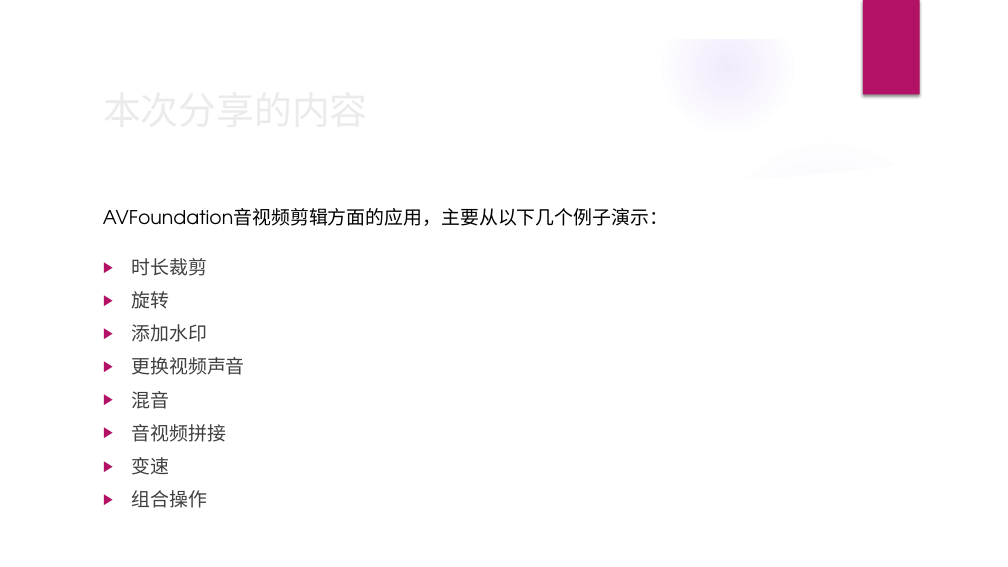
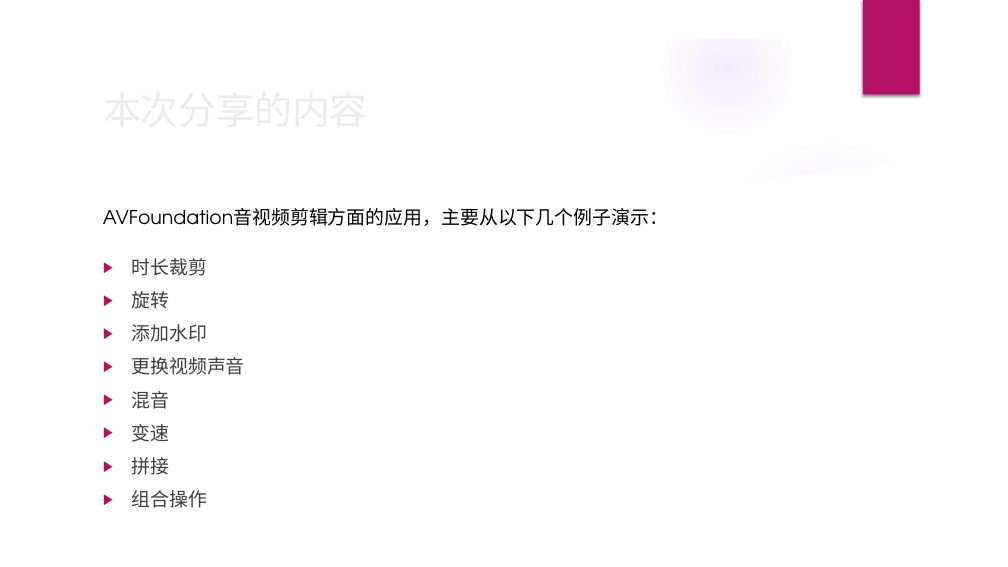
Before and after one commit to benben2019/BBVideoBox, a slide deck: slide 3 of AVFoundation-音视频剪辑.pptx. Drawn at 1008x567 pixels with LibreOffice and Linux fonts; fonts in the diff are those of the drawing; background and template pictures are left out. Boxes give left, top, right and bottom in pixels: in the first picture for what was removed or moved away, otherwise in the second. Text is boxed around its words. In the diff, an @@ line names an element or a change of style, - is before the commit and + after.

```diff
--- a/AVFoundation-音视频剪辑.pptx
+++ b/AVFoundation-音视频剪辑.pptx
@@ text at [131,424,225,442]: paragraph removed @@
-▶ 音视频拼接
@@ text at [131,457,169,475]: paragraph added @@
+▶ 拼接
```
Also in this commit, not shown: 4 other slides changed, 11 slides added, 2 slides removed, 2 other files.
